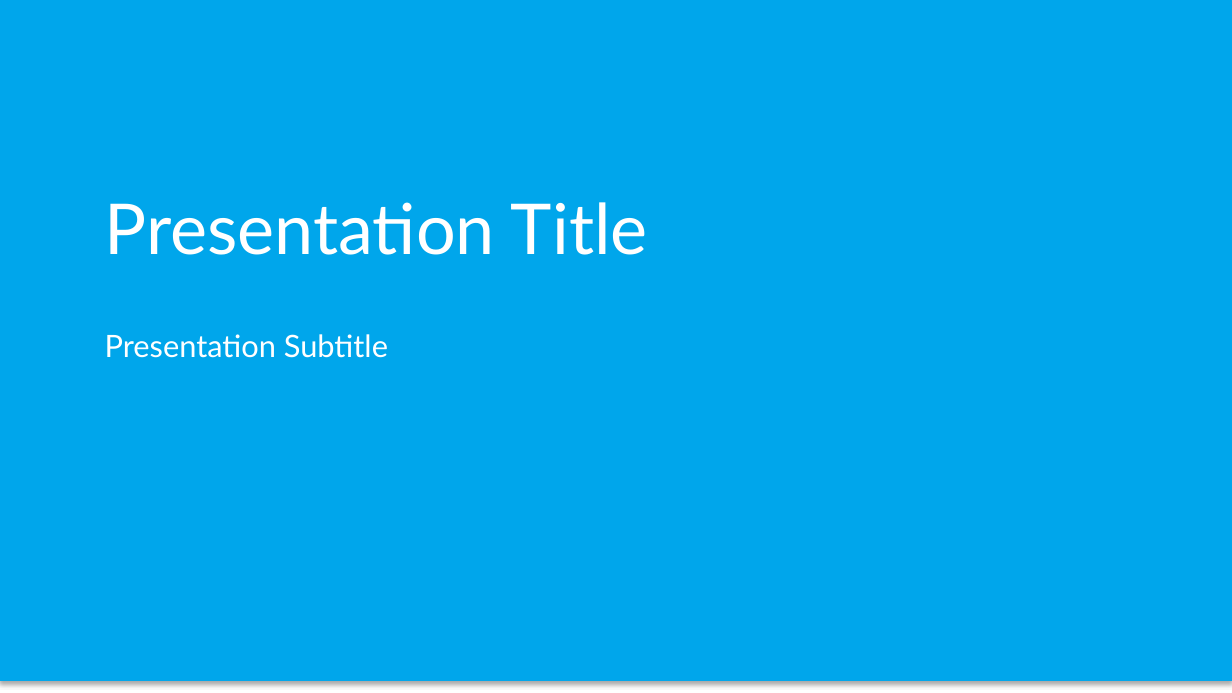
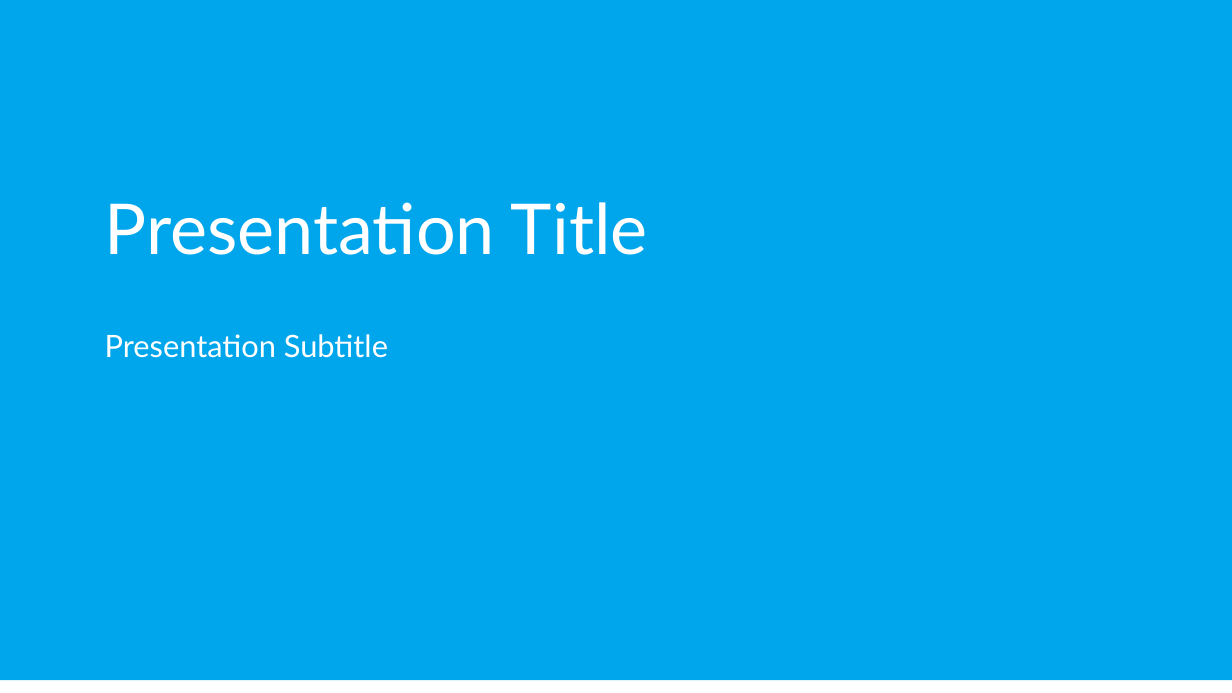
Before and after one commit to PetterHopp/NVIpretty, a slide deck: slide 1 of inst/PP_templates/VI_bla_u_logo_16_9.pptx. Drawn at 1232x693 pixels with LibreOffice and Linux fonts; fonts in the diff are those of the drawing; background and template pictures are left out. Boxes give left, top, right and bottom in pixels: in the first picture for what was removed or moved away, otherwise in the second. Text is boxed around its words. In the diff, an @@ line names an element or a change of style, - is before the commit and + after.

```diff
--- a/inst/PP_templates/VI_bla_u_logo_16_9.pptx
+++ b/inst/PP_templates/VI_bla_u_logo_16_9.pptx
@@ rectangle at <box>0,0,1232,680</box>: outline #00A6EB 0.75 pt to none; shadow off @@
```
Also in this commit, not shown: 3 other files.
